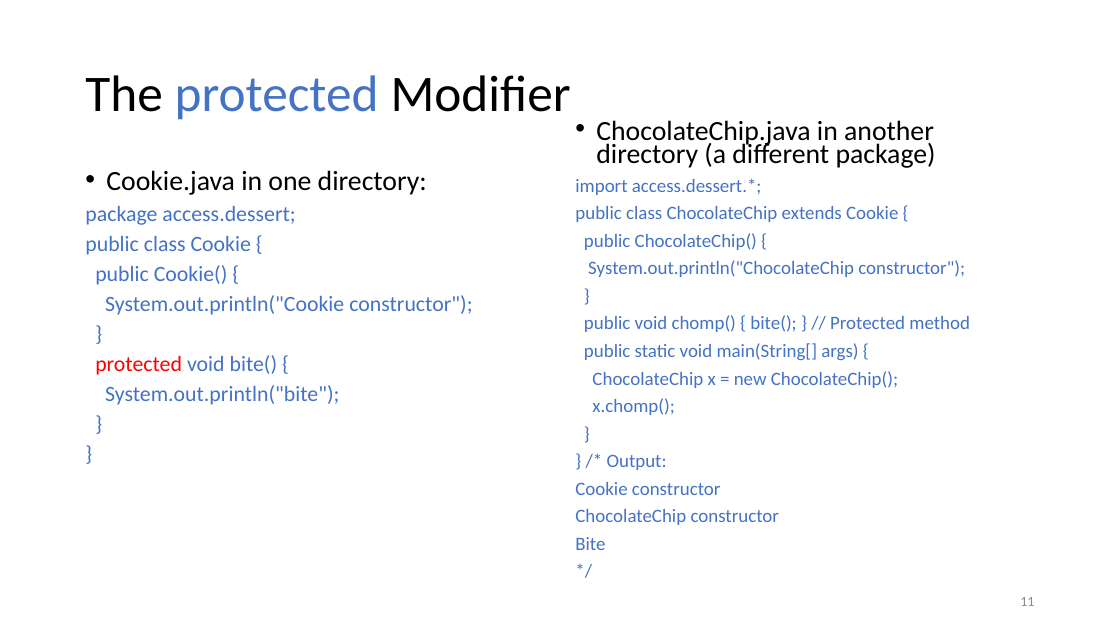
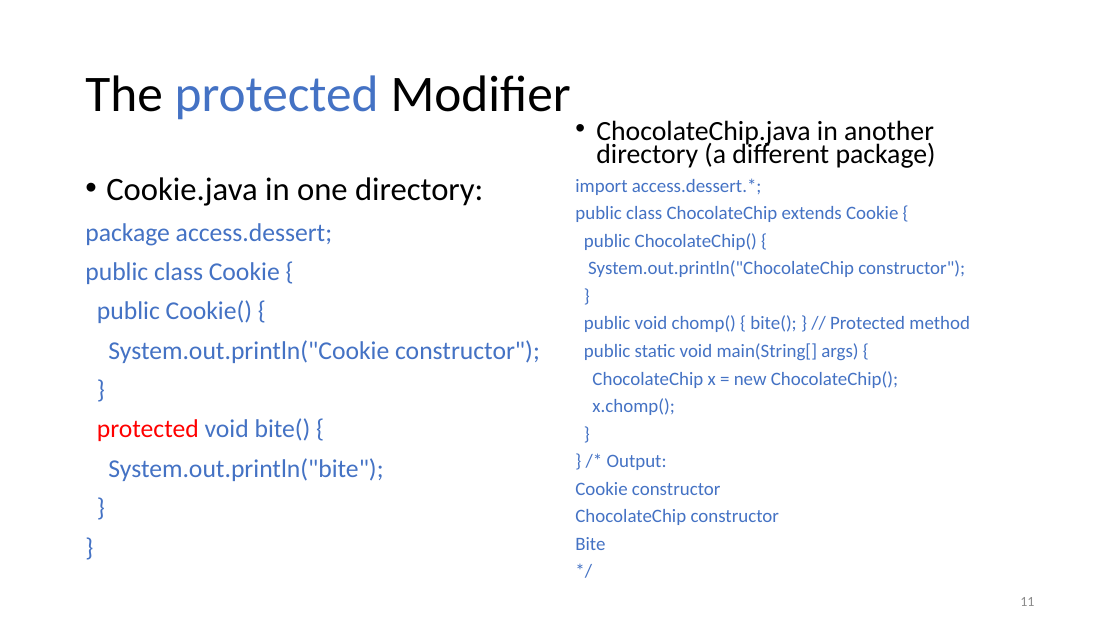
Before and after one commit to utsadev/ProgEngIIHW, a slide deck: slide 11 of Week5/03JavaClasses.pptx. Drawn at 1120x630 pixels with LibreOffice and Linux fonts; fonts in the diff are those of the drawing. Boxes give left, top, right and bottom in pixels: in the first picture for what was removed or moved away, otherwise in the second. Text is boxed around its words. In the diff, an @@ line names an element or a change of style, - is before the commit and + after.

```diff
--- a/Week5/03JavaClasses.pptx
+++ b/Week5/03JavaClasses.pptx
@@ text "Cookie.java in one directory:" at <box>85,177,540,481</box>: size 23.8 to 28 pt in "Cookie.java in one directory:"; size 18.7 to 22 pt in "package access.dessert;", "public class Cookie {", "public Cookie() {", "System.out.println("Cookie constructor");" and 5 more places; line spacing 0.7 to 0.9 @@
```
Also in this commit, not shown: 14 other slides changed.
